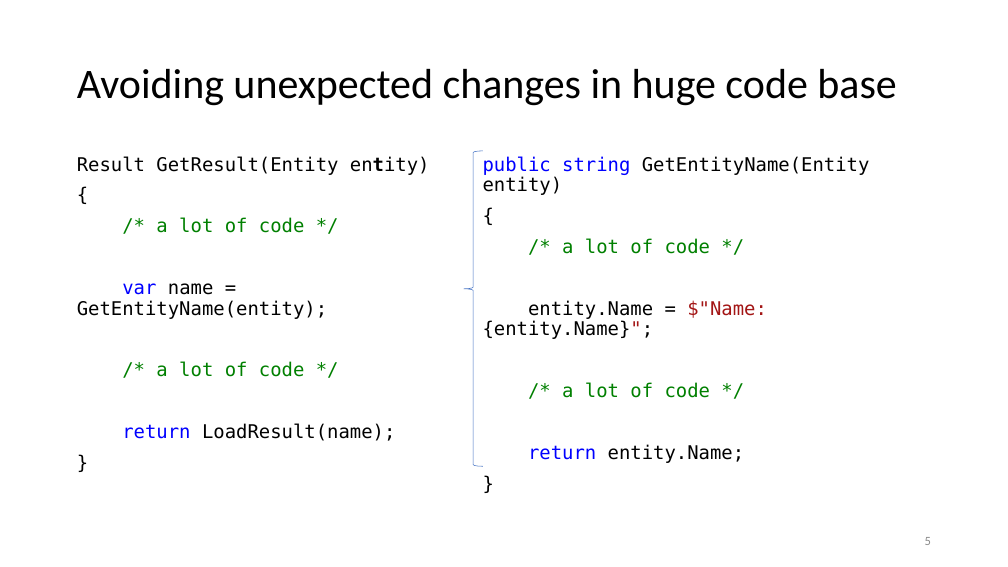
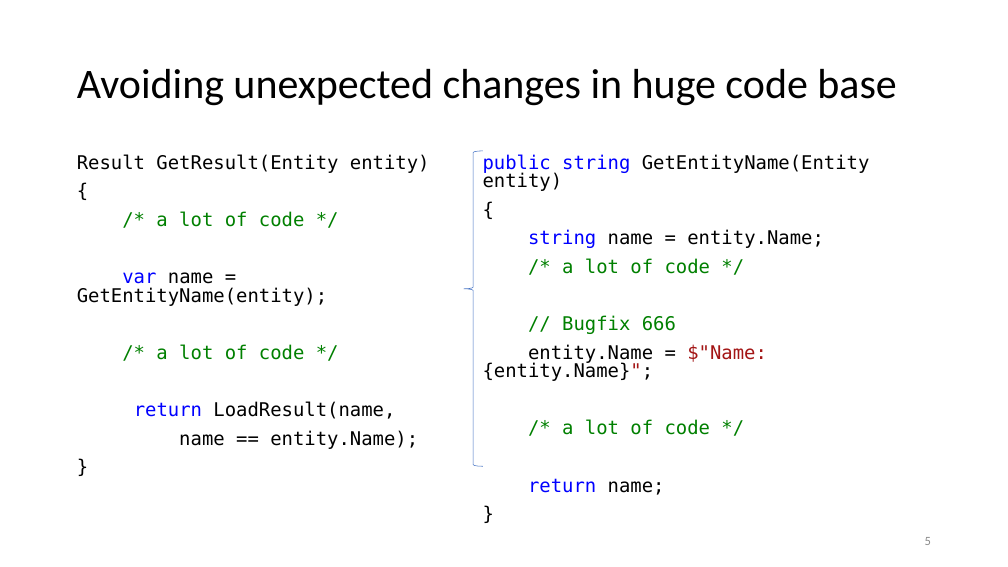
Before and after one commit to kugushev/presentations, a slide deck: slide 5 of Presentation.pptx. Drawn at 1008x567 pixels with LibreOffice and Linux fonts; fonts in the diff are those of the drawing. Boxes give left, top, right and bottom in pixels: in the first picture for what was removed or moved away, otherwise in the second. Text is boxed around its words. In the diff, an @@ line names an element or a change of style, - is before the commit and + after.

```diff
--- a/Presentation.pptx
+++ b/Presentation.pptx
@@ text at bbox=[77, 154, 430, 360]: bold off in "entity)"; line spacing 0.9 to 0.8 @@
@@ text at bbox=[483, 154, 870, 435]: line spacing 0.9 to 0.8 @@
@@ text at bbox=[528, 229, 824, 248]: paragraph added @@
+string name = entity.Name;
@@ text at bbox=[562, 315, 676, 334]: paragraph added @@
+// Bugfix 666
@@ text at bbox=[134, 401, 418, 449]: text changed @@
-return LoadResult(name);
+return LoadResult(name,
+name == entity.Name);
@@ text at bbox=[528, 478, 665, 495]: text changed; text colour #000000 to #0000FF @@
-return entity.Name;
+return name;
```
Also in this commit, not shown: 4 other slides changed, 3 slides added, 3 other files.
